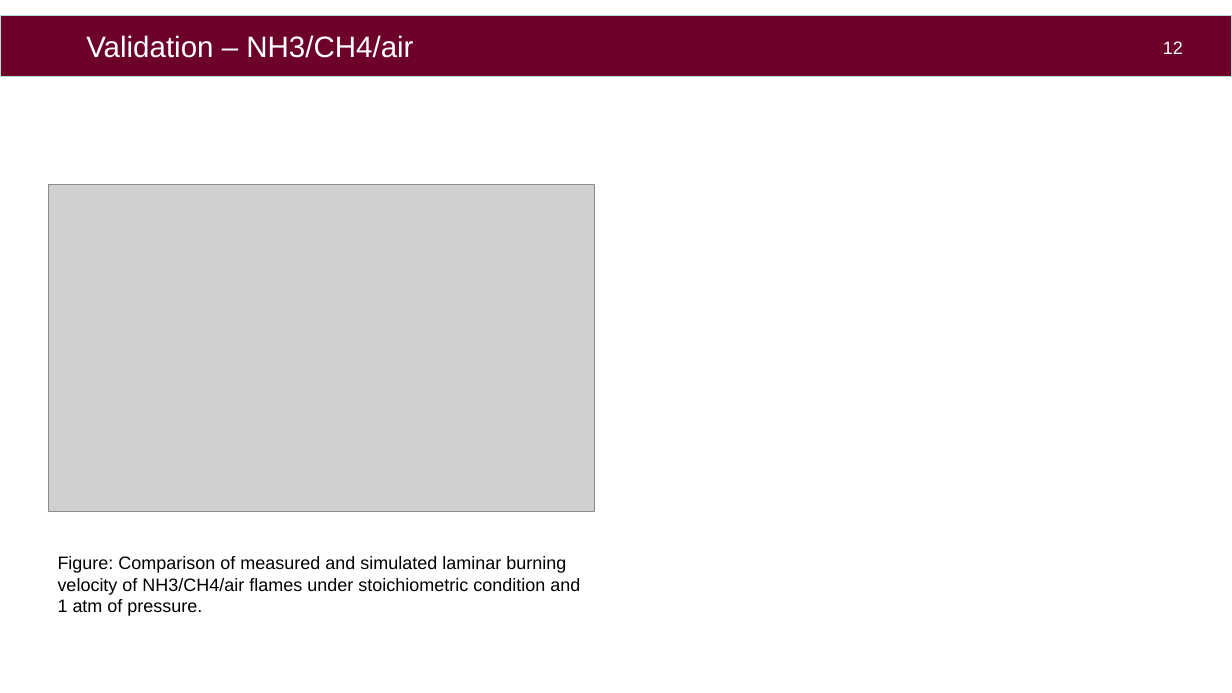
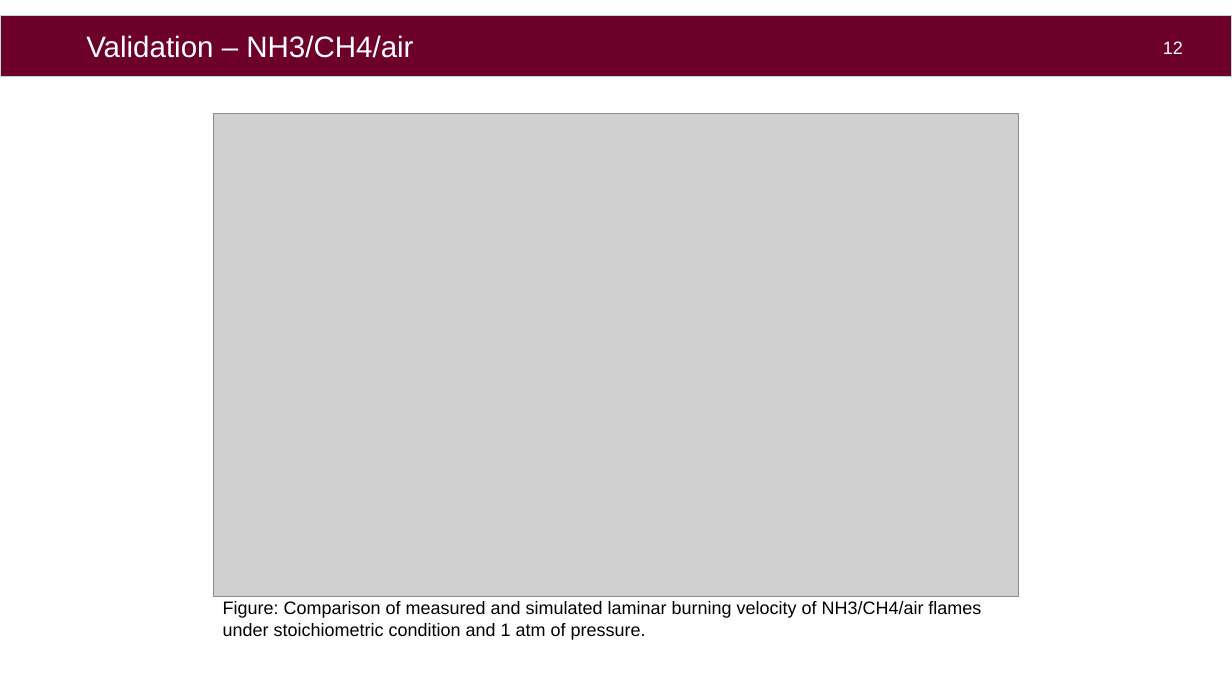
Before and after one commit to aahil-wq/lab-presentations, a slide deck: slide 13 of icfd2026/pres/kyushu_ppt_16-9.pptx. Drawn at 1232x693 pixels with LibreOffice and Linux fonts; fonts in the diff are those of the drawing; grey boxes stand for pictures; background and template pictures are left out. Boxes give left, top, right and bottom in pixels: in the first picture for what was removed or moved away, otherwise in the second. Text is boxed around its words. In the diff, an @@ line names an element or a change of style, - is before the commit and + after.

```diff
--- a/icfd2026/pres/kyushu_ppt_16-9.pptx
+++ b/icfd2026/pres/kyushu_ppt_16-9.pptx
@@ picture added at (213, 114, 1019, 597) @@
@@ picture removed at (48, 185, 594, 512) @@
@@ text "Figure: Comparison of measured and ..." rewrapped from (58, 556, 580, 616) to (223, 601, 981, 640) @@
```
Also in this commit, not shown: 1 slide added, 2 slides removed, 1 other file.
